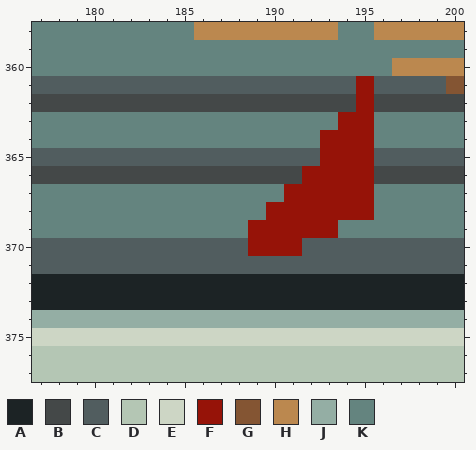
Pixel-art file, stored at phonebooth_scaled.aseprite. Above: the version before the commit.
450x750 pixels, 1 frame. Colours within 5 levels of each other are drawn and written as one. Shown: x 177..200, y 358..377. The commit also changed other parts of the picture, which this record leaves out.
Palette (. is transparent): A #1c2325  B #444848  C #515d5f  D #b4c6b4  E #cdd6c5  F #961308  G #845533  H #bb884f  J #94aea4  K #64847f
Pixels before, first column x 177:
358 KKKKKKKKKHHHHHHHHKKHHHHH
359 KKKKKKKKKKKKKKKKKKKKKKKK
360 KKKKKKKKKKKKKKKKKKKKHHHH
361 CCCCCCCCCCCCCCCCCCFCCCCG
362 BBBBBBBBBBBBBBBBBBFBBBBB
363 KKKKKKKKKKKKKKKKKFFKKKKK
364 KKKKKKKKKKKKKKKKFFFKKKKK
365 CCCCCCCCCCCCCCCCFFFCCCCC
366 BBBBBBBBBBBBBBBFFFFBBBBB
367 KKKKKKKKKKKKKKFFFFFKKKKK
368 KKKKKKKKKKKKKFFFFFFKKKKK
369 KKKKKKKKKKKKFFFFFKKKKKKK
370 CCCCCCCCCCCCFFFCCCCCCCCC
371 CCCCCCCCCCCCCCCCCCCCCCCC
372 AAAAAAAAAAAAAAAAAAAAAAAA
373 AAAAAAAAAAAAAAAAAAAAAAAA
374 JJJJJJJJJJJJJJJJJJJJJJJJ
375 EEEEEEEEEEEEEEEEEEEEEEEE
376 DDDDDDDDDDDDDDDDDDDDDDDD
377 DDDDDDDDDDDDDDDDDDDDDDDD
Once edited:
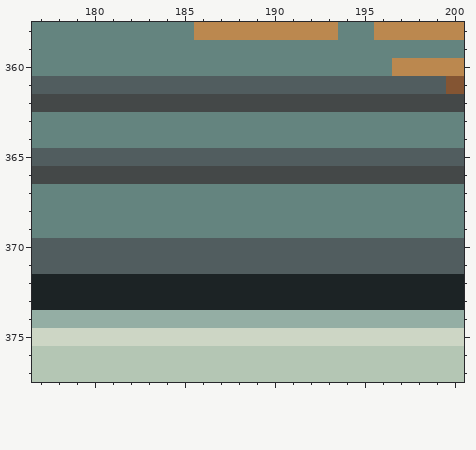
The exact change:
layer "bloodSplatter" now hidden
y 361: x 195 F -> C
y 362: x 195 F -> B
y 363: x 194..195 FF -> KK
y 364: x 193..195 FFF -> KKK
y 365: x 193..195 FFF -> CCC
y 366: x 192..195 FFFF -> BBBB
y 367: x 191..195 FFFFF -> KKKKK
y 368: x 190..195 FFFFFF -> KKKKKK
y 369: x 189..193 FFFFF -> KKKKK
y 370: x 189..191 FFF -> CCC
